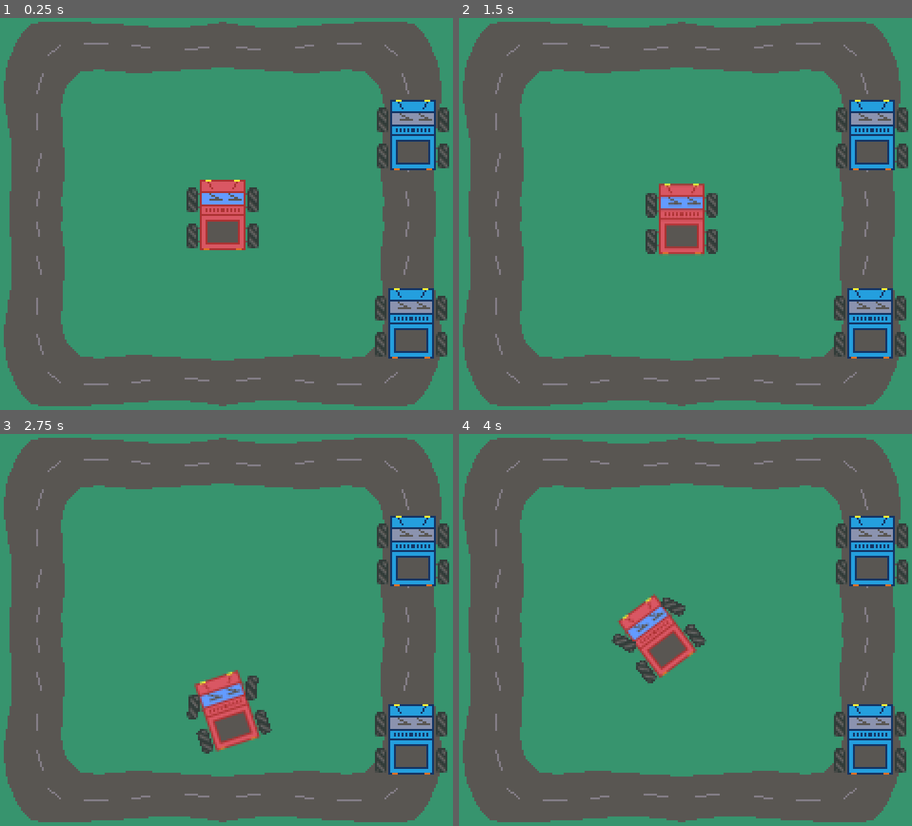
Above: before the commit, frames 1-4 (two rows, left to right).
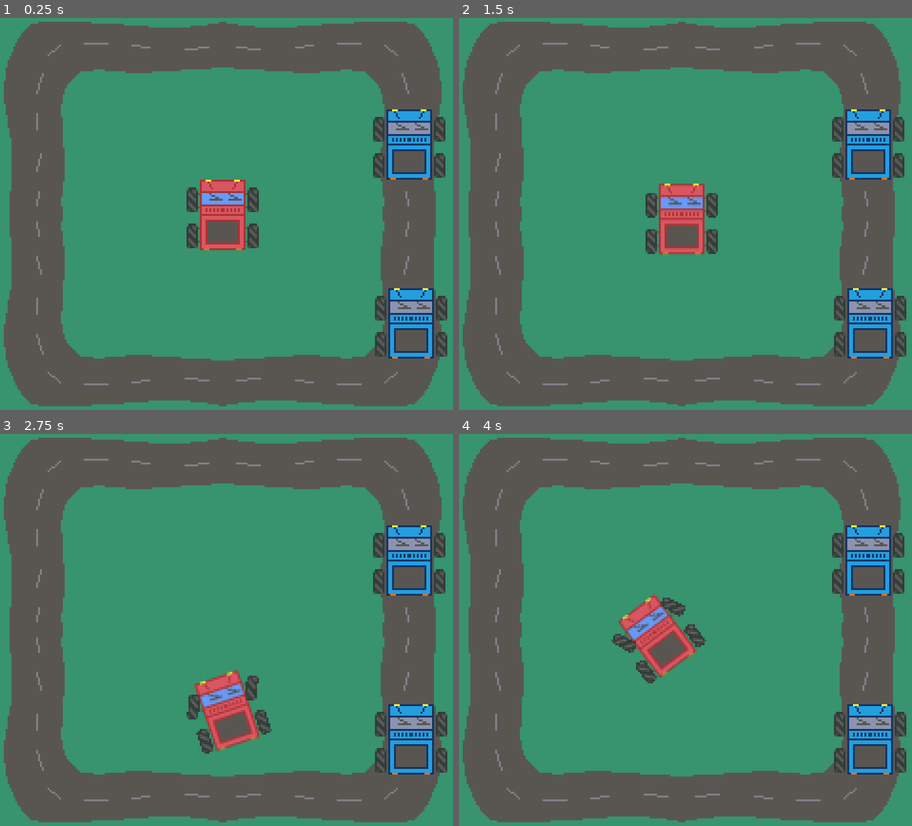
Above: after the commit, the same moments.

Repository: vksilva/godot_playground
Game: Godot game, scene res://scenes/node_2d.tscn
Same seed, same stepped clock (60 frames per second), same inputs: the game is played once before the commit and once after it.
Inputs:
- Up to frame 1 (0.25 s): no input
- Up to frame 2 (1.5 s): tap Enter at 0.5 s; hold Right (ui_right) 0.53-1.28 s; tap Space at 1.25 s; hold Down (ui_down) from 1.28 s (still down)
- Up to frame 3 (2.75 s): release Down (ui_down) at 2.03 s; hold Right (ui_right) from 2.03 s (still down)
- Up to frame 4 (4 s): tap Enter at 2.75 s; release Right (ui_right) at 2.78 s; hold Up (ui_up) 2.78-3.53 s; hold Left (ui_left) from 3.53 s (still down)

The runs differ from the first frame. In frame 1, 2.5% of the frame differs, in the area x 82-100%, y 20-42%; in frame 2, 2.5%; in frame 3, 2.5%; in frame 4, 2.5%.

Commit message:
Add area2d on cars print when cars collide

Diff:
--- a/scenes/node_2d.tscn
+++ b/scenes/node_2d.tscn
@@ -1,10 +1,11 @@
-[gd_scene load_steps=6 format=3 uid="uid://dcxaqdtblugt7"]
+[gd_scene load_steps=7 format=3 uid="uid://dcxaqdtblugt7"]
 
 [ext_resource type="Texture2D" uid="uid://c2socuaoifhda" path="res://sprites/track.png" id="1_sm0s7"]
 [ext_resource type="Texture2D" uid="uid://odlhjgmm3fuq" path="res://sprites/car_body.png" id="2_r6pdn"]
 [ext_resource type="Script" path="res://scripts/car_controller.gd" id="3_hamfo"]
 [ext_resource type="Texture2D" uid="uid://dwrkhr1bktgq7" path="res://sprites/wheel.png" id="4_f48eg"]
 [ext_resource type="Texture2D" uid="uid://xjj4skxy3o48" path="res://sprites/car_body_2.png" id="5_1vc15"]
+[ext_resource type="Script" path="res://scripts/game_controller.gd" id="6_wr8rc"]
 
 [node name="Node2D" type="Node2D"]
 
@@ -31,8 +32,13 @@
 position = Vector2(16, 12)
 texture = ExtResource("4_f48eg")
 
+[node name="Area2D" type="Area2D" parent="CarBody"]
+
+[node name="CollisionPolygon2D" type="CollisionPolygon2D" parent="CarBody/Area2D"]
+polygon = PackedVector2Array(-12, -18, 12, -18, 12, -13, 19, -13, 19, -1, 12, -1, 12, 6, 19, 6, 19, 18, 12, 18, 12, 19, -12, 19, -12, 18, -19, 18, -19, 6, -12, 6, -12, -1, -19, -1, -19, -14, -12, -14)
+
 [node name="CarBody2" type="Sprite2D" parent="."]
-position = Vector2(100, -42)
+position = Vector2(98, -37)
 texture = ExtResource("5_1vc15")
 
 [node name="TopLeftWheel" type="Sprite2D" parent="CarBody2"]
@@ -50,6 +56,11 @@
 [node name="DownRightWheel" type="Sprite2D" parent="CarBody2"]
 position = Vector2(16, 12)
 texture = ExtResource("4_f48eg")
+
+[node name="Area2D" type="Area2D" parent="CarBody2"]
+
+[node name="CollisionPolygon2D" type="CollisionPolygon2D" parent="CarBody2/Area2D"]
+polygon = PackedVector2Array(-12, -18, 12, -18, 12, -13, 19, -13, 19, -1, 12, -1, 12, 6, 19, 6, 19, 18, 12, 18, 12, 19, -12, 19, -12, 18, -19, 18, -19, 6, -12, 6, -12, -1, -19, -1, -19, -14, -12, -14)
 
 [node name="CarBody3" type="Sprite2D" parent="."]
 position = Vector2(99, 57)
@@ -71,4 +82,12 @@
 position = Vector2(16, 12)
 texture = ExtResource("4_f48eg")
 
+[node name="StaticBody2D" type="StaticBody2D" parent="CarBody3"]
+
+[node name="CollisionPolygon2D" type="CollisionPolygon2D" parent="CarBody3/StaticBody2D"]
+polygon = PackedVector2Array(-12, -18, 12, -18, 12, -13, 19, -13, 19, -1, 12, -1, 12, 6, 19, 6, 19, 18, 12, 18, 12, 19, -12, 19, -12, 18, -19, 18, -19, 6, -12, 6, -12, -1, -19, -1, -19, -14, -12, -14)
+
 [node name="Camera2D" type="Camera2D" parent="."]
+
+[node name="Node" type="Node" parent="."]
+script = ExtResource("6_wr8rc")
--- a/scripts/car_controller.gd
+++ b/scripts/car_controller.gd
@@ -9,6 +9,10 @@
 
 @onready var top_left_wheel = $TopLeftWheel
 @onready var top_right_wheel = $TopRightWheel
+@onready var area_2d = $Area2D
+
+func _ready():
+	area_2d.area_entered.connect(_on_area_entered)
 
 # Called every frame. 'delta' is the elapsed time since the previous frame.
 func _process(delta):
@@ -40,3 +44,7 @@
 	top_right_wheel.rotation = wheel_current_rotation
 
 	self.position += self.transform.basis_xform(Vector2.UP) * velocity * delta
+
+
+func _on_area_entered(area: Area2D):
+	print("Bonc" + area.name)
--- /dev/null
+++ b/scripts/game_controller.gd
@@ -0,0 +1,6 @@
+extends Node
+
+
+# Called every frame. 'delta' is the elapsed time since the previous frame.
+func _process(delta):
+	pass
